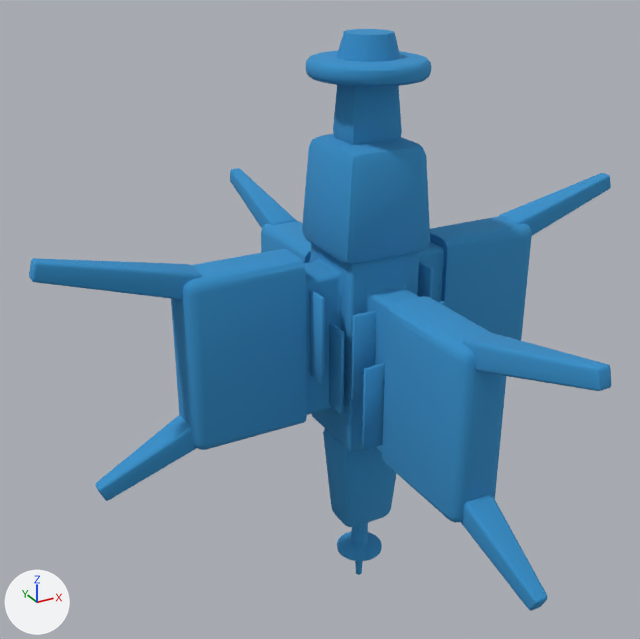
Two versions of the FBX model Assets/Prefab/models/Zaldi_Terminal_model.fbx, one commit apart.
Camera for both pictures: a 50 mm lens placed at (-2.25, -3.61, 2.01), pointed at (-0.18, 0.15, 0.14). Arrows for +X, +Y and +Z are at lower left; the lights stay in place. The first picture is the older version. Where no turn or scale is listed for an object, it has been applied to the vertices.

Objects in the first picture: 'Zaldi_Terminal_model'.
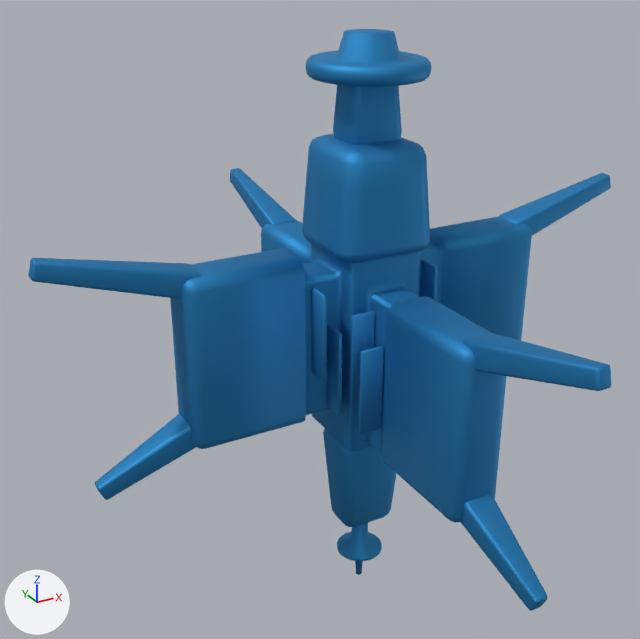
Where the newer file only moved an object's origin or applied its transform, the numbers keep the older frame.

Changed parts and their boxes (x1, y1, x2, y2) in the pictures (640 x 639 px; the box of a moved part takes in the faces that stretch with it):
'Zaldi_Terminal_model', surface changed, reshaped (darker): before (29, 29, 611, 611); after (28, 29, 611, 611)
part 1 of me_cube, moved or reshaped: before (362, 363, 385, 451); after (359, 346, 384, 435)
part 2 of me_cube, moved or reshaped: before (417, 261, 434, 298); after (420, 260, 438, 301)
part 3 of me_cube, moved or reshaped: before (309, 290, 325, 384); after (311, 287, 327, 382)
part 4 of me_cube, moved or reshaped: before (329, 323, 344, 414); after (327, 325, 342, 416)
part 5 of me_cube, rebuilt: before (171, 249, 307, 450); after (170, 248, 306, 449)
part 6 of me_cube, built on: before (351, 311, 376, 400); after (302, 134, 430, 400)
part 7 of me_cube, moved or reshaped: before (29, 258, 202, 300); after (28, 258, 201, 299)
part 8 of me_cube, moved or reshaped: before (95, 415, 196, 501); after (95, 414, 196, 499)
part 9 of me_cube, added (blue): after (500, 173, 610, 236)

Edits to the bpy script that builds the scene:
```text
Change mat_material:
    mat_material.roughness: 1.0 -> 0.635
    mat_material.metallic: 0.0 -> 0.843
Change me_cube:
    used by ob_zaldi_terminal_model
    remove me_cube.from_pydata(...)  # 2224 vertices, 1999 faces; spans x -1.64..1.64, y -1.64..1.64, z -1.49..1.59
    add me_cube.from_pydata(...)  # 2376 vertices, 2151 faces; spans x -1.64..1.64, y -1.64..1.64, z -1.49..1.59
    me_cube part 1: the loose piece of 20 vertices spanning x -0.23..-0.11, y -0.39..-0.37, z -0.37..0.09 is moved by (-0.01, 0.02, 0.08)
    me_cube part 2: the loose piece of 20 vertices spanning x 0.25..0.27, y -0.22..-0.1, z 0.01..0.46 is moved by (0.02, -0.01, 0.01)
    me_cube part 3: the loose piece of 20 vertices spanning x -0.38..-0.36, y -0.22..-0.1, z -0.03..0.43 is moved by (0.01, -0.01, 0.01)
    me_cube part 4: the loose piece of 20 vertices spanning x -0.27..-0.25, y -0.22..-0.1, z -0.23..0.23 is moved by (-0.02, -0.01, -0.01)
    me_cube part 5: the loose piece of 64 vertices spanning x -1.01..-0.41, y -0.13..0.13, z -0.3..0.59 is rebuilt with 80 vertices and now spans x -1.01..-0.41, y -0.12..0.14, z -0.3..0.59
    me_cube part 6: 36 vertices moved from x -0.23..-0.11, y -0.27..0.37, z -0.13..0.32 to x -0.23..-0.11, y -0.27..0.39, z -0.13..0.32; 4 vertices removed from x -0.22..-0.11, y 0.36, z -0.13..0.32; 76 vertices added at x -0.26..0.26, y -0.24..0.38, z -0.13..1.1
    me_cube part 7: 22 vertices moved within x -1.64..-0.91, y -0.07..0.09, z 0.47..0.76; 29 vertices removed from x -1.63..-0.91, y -0.08..0.08, z 0.48..0.76; 29 vertices added at x -1.64..-0.91, y -0.07..0.09, z 0.47..0.76
    me_cube part 8: 20 vertices moved from x -1.47..-0.92, y -0.08..0.09, z -0.48..-0.15 to x -1.47..-0.92, y -0.07..0.09, z -0.48..-0.15; 21 vertices removed from x -1.47..-0.92, y -0.08..0.08, z -0.47..-0.15; 21 vertices added at x -1.47..-0.92, y -0.07..0.09, z -0.47..-0.15
    me_cube part 9: 64 vertices added at x 1.09..1.52, y -0.07..0.07, z 0.49..0.7
    other edits to the shape of me_cube do not show in these pictures
```
